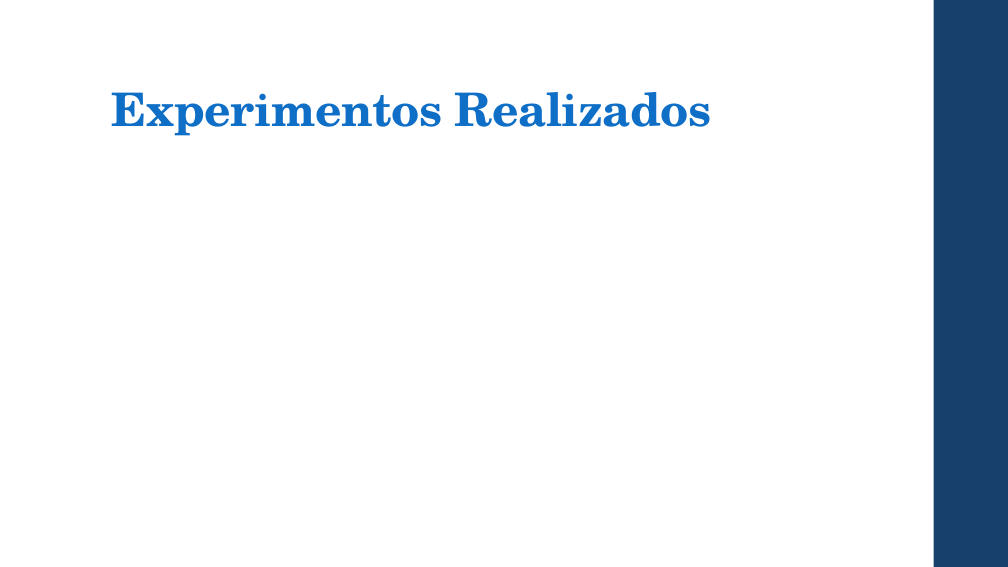
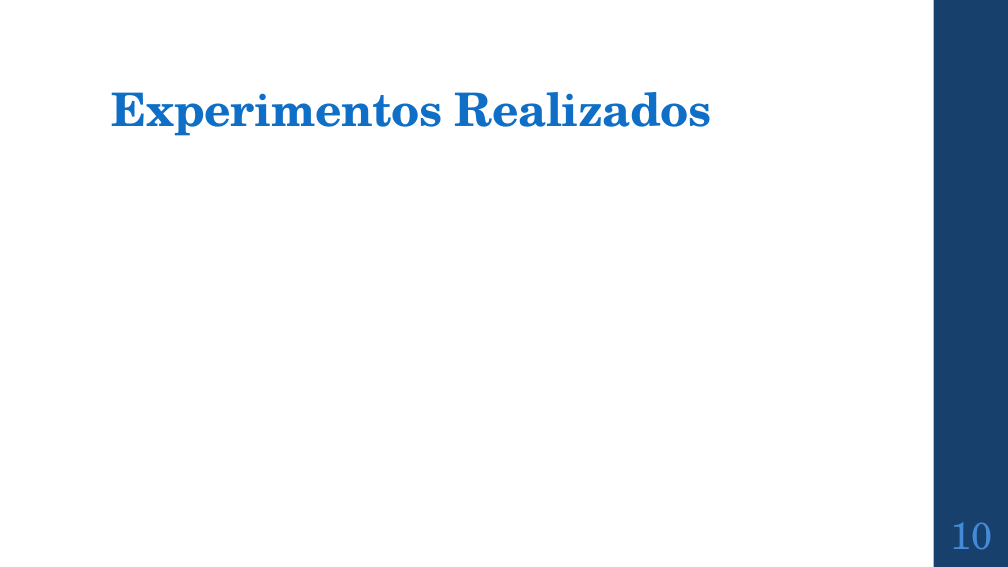
Before and after one commit to CursosIE/IE-0217-III-16-G1, a slide deck: slide 10 of Proyecto/proyectoFinal.pptx (slide 11 before the commit). Drawn at 1008x567 pixels with LibreOffice and Linux fonts; fonts in the diff are those of the drawing. Boxes give left, top, right and bottom in pixels: in the first picture for what was removed or moved away, otherwise in the second. Text is boxed around its words. In the diff, an @@ line names an element or a change of style, - is before the commit and + after.

```diff
--- a/Proyecto/proyectoFinal.pptx
+++ b/Proyecto/proyectoFinal.pptx
@@ page number added at (950, 522, 992, 550), 36 pt, text #448AD7 @@
+10
```
Also in this commit, not shown: 11 other slides changed, 9 slides added, 8 slides removed.
